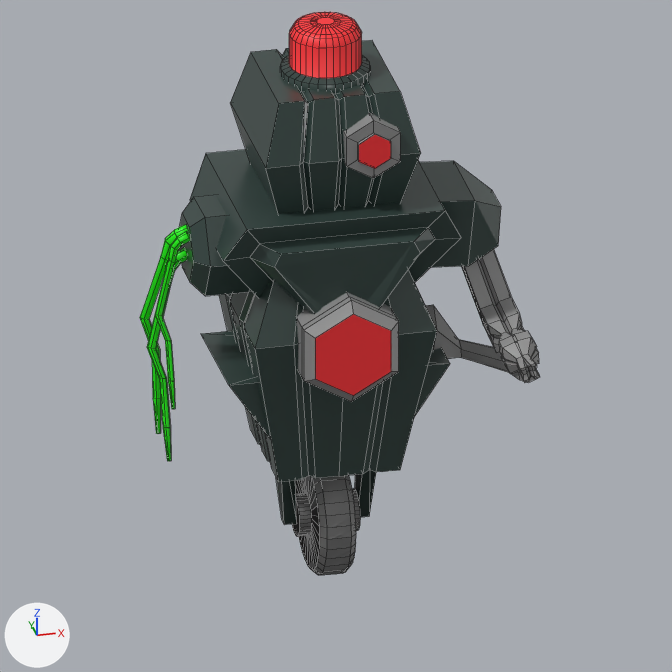
Before and after pictures for a commit that changed the Blender file blender_raws/enemy_scene.blend.
Rendered twice from the file's camera 'Camera'. The lights are fixed; the arrows at lower left show +X, +Y and +Z. Mesh edges are drawn as thin lines. The same objects are shown in both versions, whatever each file hides.

Before the edit, the objects in view are built like this:
```python
me_cube_001 = bpy.data.meshes.new('Cube.001')
me_cube_001.from_pydata(...)  # 500 vertices, 459 faces; spans x -1.5..3.15, y -2.0..1.5, z 0.02..6.02
# faces by material slot: [187, 271, 1]
me_cube_001.materials.append(mat_basematerial)
me_cube_001.materials.append(mat_dark)
me_cube_001.materials.append(mat_red)
me_cube_002 = bpy.data.meshes.new('Cube.002')
me_cube_002.from_pydata(...)  # 1102 vertices, 1004 faces; spans x -2.91..3.02, y -3.05..1.66, z 0.02..9.73
# faces by material slot: [305, 405, 132, 162]
me_cube_002.materials.append(mat_basematerial)
me_cube_002.materials.append(mat_dark)
me_cube_002.materials.append(mat_multicolor)
me_cube_002.materials.append(mat_red)
ob_light_gunner = bpy.data.objects.new('light_gunner', me_cube_002)
ob_light_gunner.location = (0.0, 0.0, 0.0)
ob_lilbuddy = bpy.data.objects.new('lilbuddy', me_cube_001)
ob_lilbuddy.location = (0.0, 0.0, 0.0)
```
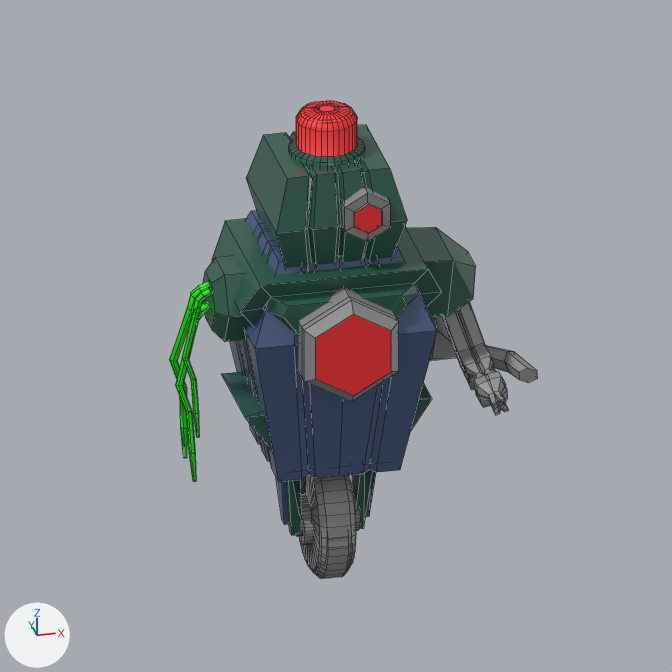
Changed parts and their boxes [x1, y1, x2, y2] in the pictures (672 x 672 px):
'light_gunner', mesh rescaled
    before: [140, 12, 540, 525]
    after: [169, 101, 509, 578]
part 1 of me_cube_001, recoloured (black to blue)
    both: [236, 289, 437, 523]

The change, as a list of edits to the scene's bpy script:
```text
Add mat_baseblu:
    mat_baseblu = bpy.data.materials.new('BaseBLU')
    # nodes: BsdfPrincipled, OutputMaterial, ValToRGB
    # colours: black #050d1f, blue #4c5e86, dark blue #474962
Change me_cube_001:
    where me_cube_001.from_pydata(...)  # 500 vertices, 459 faces; spans x -1.5..3.15, y -2.0..1.5, z 0.02..6.02
    used by ob_lilbuddy; location = (0.0, 0.0, 0.0)
    me_cube_001 part 1: all 187 faces that had it switch from mat_basematerial to mat_baseblu
Change me_cube_002:
    where me_cube_002.from_pydata(...)  # 1102 vertices, 1004 faces; spans x -2.91..3.02, y -3.05..1.66, z 0.02..9.73
    used by ob_light_gunner; location = (0.0, 0.0, 0.0)
    me_cube_002 part 2: the whole mesh is scaled about its middle by 0.848, then moved by (-0.02, -0.05, -0.74)
```
